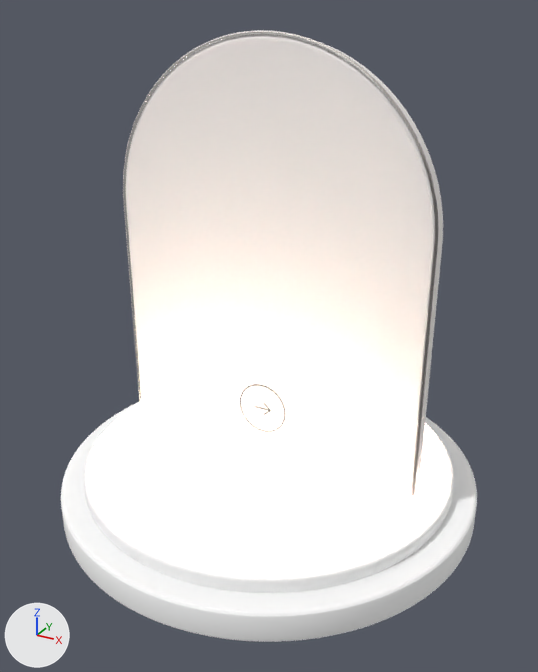
The glTF model web/studio/public/assets/hyper-atrium/crystal-crystal-wide.glb, before and after one commit.
One viewpoint serves both versions: a 50 mm lens placed at (2.71, -4.92, 4.03), pointed at (0.07, -0.13, 1.64). The lights are fixed; the arrows at lower left show +X, +Y and +Z. The first picture is the older version. Where no turn or scale is listed for an object, it has been applied to the vertices.

The first picture shows 'Crystal crystal-wide | concealed warm light seam', 'Crystal crystal-wide | front polished rim', 'Crystal crystal-wide | lower travertine plinth', 'Crystal crystal-wide | solid clear arched crystal', 'Crystal crystal-wide | upper porcelain plinth' and 1 more.
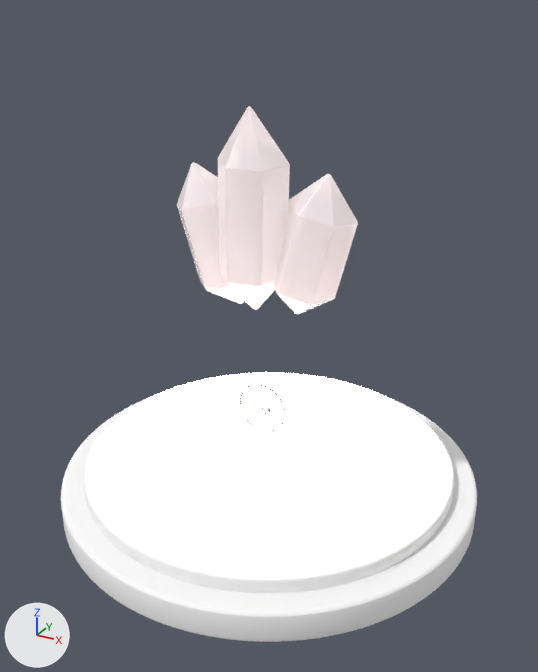
Changed parts and their boxes [x1, y1, x2, y2] in the pictures (538 x 672 px):
'Crystal crystal-wide | solid clear arched crystal', deleted: before [126, 34, 443, 496]
'Generic relic | quartz cluster 2', added: after [218, 106, 290, 310]
'Generic relic | quartz cluster 3', added: after [273, 174, 358, 314]
'Generic relic | quartz cluster 1', added: after [177, 162, 244, 304]
'Crystal crystal-wide | front polished rim', deleted: before [123, 30, 438, 497]

Edits to the bpy script that builds the scene:
```text
Add mat_icons___milky_lilac_opal_glass:
    mat_icons___milky_lilac_opal_glass = principled_material('Icons | milky lilac opal glass')
    mat_icons___milky_lilac_opal_glass.base_color = (0.9, 0.85, 0.96)  # white #f3edfa
    mat_icons___milky_lilac_opal_glass.metallic = 0.03
    mat_icons___milky_lilac_opal_glass.roughness = 0.16
    mat_icons___milky_lilac_opal_glass.ior = 1.45
    mat_icons___milky_lilac_opal_glass.transmission_weight = 0.48
    mat_icons___milky_lilac_opal_glass.coat_weight = 0.3
    mat_icons___milky_lilac_opal_glass.emission_color = (0.216, 0.185, 0.158)  # grey #80776f
    mat_icons___milky_lilac_opal_glass.emission_strength = 1.0
Add me_generic_relic___quartz_cluster_3_geometry:
    me_generic_relic___quartz_cluster_3_geometry.from_pydata(...)  # 134 vertices, 264 faces; spans x -0.336..0.324, y -0.259..0.259, z -0.563..0.564
    me_generic_relic___quartz_cluster_3_geometry.materials.append(mat_icons___milky_lilac_opal_glass)  # white #f3edfa, glowing grey #80776f
Add me_generic_relic___quartz_cluster_2_geometry:
    me_generic_relic___quartz_cluster_2_geometry.from_pydata(...)  # 118 vertices, 232 faces; spans x -0.28..0.28, y -0.28..0.28, z -0.78..0.78
    me_generic_relic___quartz_cluster_2_geometry.materials.append(mat_icons___milky_lilac_opal_glass)  # white #f3edfa, glowing grey #80776f
Add me_generic_relic___quartz_cluster_1_geometry:
    me_generic_relic___quartz_cluster_1_geometry.from_pydata(...)  # 134 vertices, 264 faces; spans x -0.316..0.326, y -0.291..0.298, z -0.578..0.574
    me_generic_relic___quartz_cluster_1_geometry.materials.append(mat_icons___milky_lilac_opal_glass)  # white #f3edfa, glowing grey #80776f
Remove ob_crystal_crystal_wide___front_polished_rim:
    ob_crystal_crystal_wide___front_polished_rim = bpy.data.objects.new('Crystal crystal-wide | front polished rim', me_crystal_crystal_wide___front_polished_rim_path)
    ob_crystal_crystal_wide___front_polished_rim.location = (0.0, 0.0, 0.0)
Remove ob_crystal_crystal_wide___solid_clear_arched_crystal:
    ob_crystal_crystal_wide___solid_clear_arched_crystal = bpy.data.objects.new('Crystal crystal-wide | solid clear arched crystal', me_crystal_crystal_wide___solid_clear_arched_crystal_geometry)
    ob_crystal_crystal_wide___solid_clear_arched_crystal.location = (0.0, 0.0, 0.0)
Add ob_generic_relic___quartz_cluster_3:
    ob_generic_relic___quartz_cluster_3 = bpy.data.objects.new('Generic relic | quartz cluster 3', me_generic_relic___quartz_cluster_3_geometry)
    ob_generic_relic___quartz_cluster_3.location = (0.417, -0.083, 2.41)
Add ob_generic_relic___quartz_cluster_2:
    ob_generic_relic___quartz_cluster_2 = bpy.data.objects.new('Generic relic | quartz cluster 2', me_generic_relic___quartz_cluster_2_geometry)
    ob_generic_relic___quartz_cluster_2.location = (0.0, -0.242, 2.643)
Add ob_generic_relic___quartz_cluster_1:
    ob_generic_relic___quartz_cluster_1 = bpy.data.objects.new('Generic relic | quartz cluster 1', me_generic_relic___quartz_cluster_1_geometry)
    ob_generic_relic___quartz_cluster_1.location = (-0.393, -0.107, 2.397)
```
